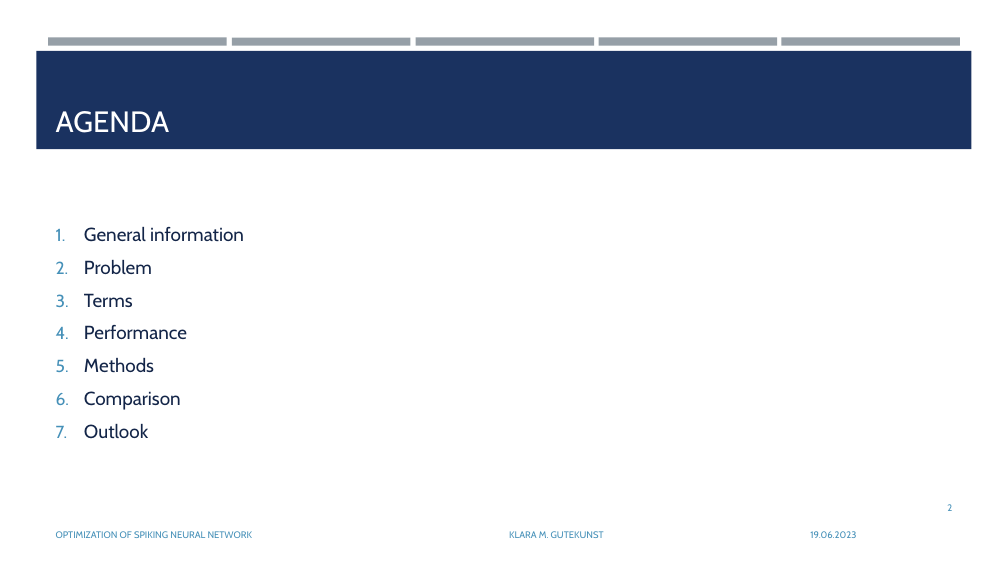
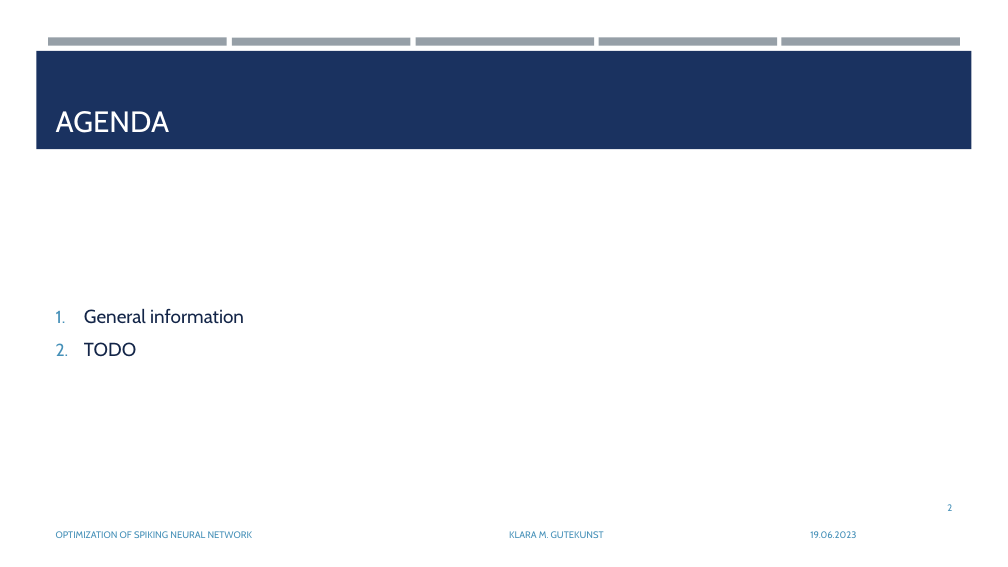
Before and after one commit to KlaraGtknst/bachelor-seminar-kde, a slide deck: slide 2 of Gutekunst_Seminar_KDE.pptx. Drawn at 1008x567 pixels with LibreOffice and Linux fonts; fonts in the diff are those of the drawing. Boxes give left, top, right and bottom in pixels: in the first picture for what was removed or moved away, otherwise in the second. Text is boxed around its words. In the diff, an @@ line names an element or a change of style, - is before the commit and + after.

```diff
--- a/Gutekunst_Seminar_KDE.pptx
+++ b/Gutekunst_Seminar_KDE.pptx
@@ text at [84, 342, 136, 357]: text changed @@
-2. Problem
-3. Terms
-4. Performance
-5. Methods
-6. Comparison
-7. Outlook
+2. TODO
```
Also in this commit, not shown: 15 slides added, 4 slides removed.
